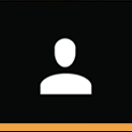
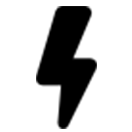
Layered file, before and after one edit (132px x 132px). Changes by layer:
added layer "flash30" (1st of 2) above "user copy" over left=36, top=6, right=97, bottom=129
hid group "user copy" (4 layers) over left=0, top=0, right=132, bottom=132
hid "user_s" (1st of 2, in "user copy") over left=0, top=0, right=132, bottom=131
hid "contact" over left=33, top=36, right=97, bottom=96
